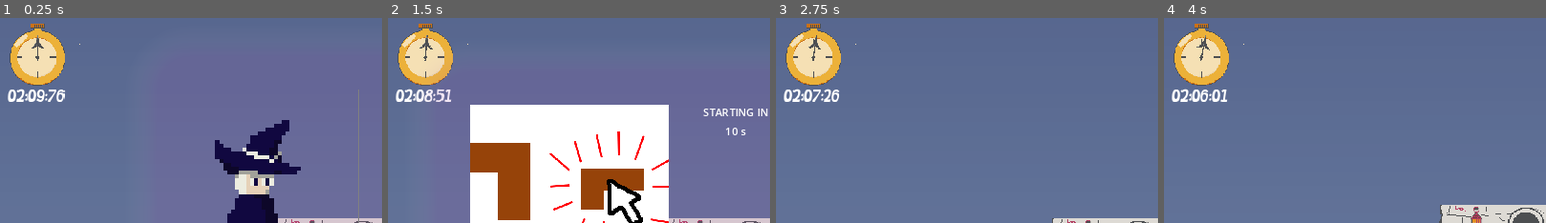
Above: before the commit, frames 1-4 (left to right).
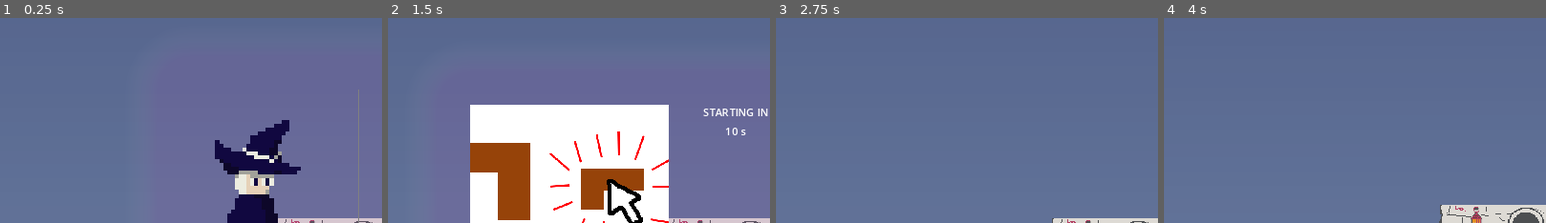
Above: after the commit, the same moments.

Repository: dicemaster5/Summon2Scale
Game: Godot game, scene res://scenes/main.tscn
Same seed, same stepped clock (60 frames per second), same inputs: the game is played once before the commit and once after it. The engine's default icon, where the game draws it, is replaced by a stand-in: a white triangle on a blue panel in a dark square.
Inputs (mouse positions are % of the whole screen's width and height, from its top left):
- Up to frame 1 (0.25 s): no input
- Up to frame 2 (1.5 s): drag from (87, 56) to (25, 67) at 0.52 s; click "CLIMB!" at 1.25 s
- Up to frame 3 (2.75 s): click "START NOW" at 2 s
- Up to frame 4 (4 s): click "Scale the tower!" at 2.75 s; drag from (30, 53) to (45, 69) at 3.52 s
The pictures show only the part of the screen within x 2-52%, y 0-50%; the shares and areas given below are measured in that part.

The runs differ from the first frame. In frame 1, 3.8% of the frame differs, in the area x 2-21%, y 2-41%; in frame 2, 3.8%; in frame 3, 3.8%; in frame 4, 3.8%.

Commit message:
update uids

Diff:
--- a/scenes/main.tscn
+++ b/scenes/main.tscn
@@ -6,7 +6,6 @@
 [ext_resource type="PackedScene" uid="uid://cv6onxigv60s7" path="res://scenes/mainmenu.tscn" id="2_3djux"]
 [ext_resource type="Texture2D" uid="uid://dxi2g8qel7o4i" path="res://icon.svg" id="3_6yly4"]
 [ext_resource type="PackedScene" uid="uid://d3tiwo8ub427f" path="res://scenes/tutorialmenu.tscn" id="3_rtmu4"]
-[ext_resource type="PackedScene" uid="uid://bphqeksa5roo6" path="res://scenes/countdowntimer.tscn" id="3_ussdb"]
 [ext_resource type="Script" path="res://systems/win_area.gd" id="4_2l6c1"]
 [ext_resource type="Script" path="res://scenes/block_container_area.gd" id="5_qduty"]
 [ext_resource type="PackedScene" uid="uid://b2qeydgwpvtr2" path="res://scenes/winscreen.tscn" id="5_yanaa"]
@@ -85,8 +84,6 @@
 
 [node name="UserInterfaceManager" type="CanvasLayer" parent="."]
 
-[node name="Control" parent="UserInterfaceManager" instance=ExtResource("3_ussdb")]
-
 [node name="Main Menu" parent="UserInterfaceManager" node_paths=PackedStringArray("menu_tutorial") instance=ExtResource("2_3djux")]
 size_flags_horizontal = 4
 menu_tutorial = NodePath("../tutorial menu")
Not shown: 1 places in scenes/main.tscn that only renumber resources
Not shown: 1 places in scenes/mainmenu.tscn that only renumber resources
